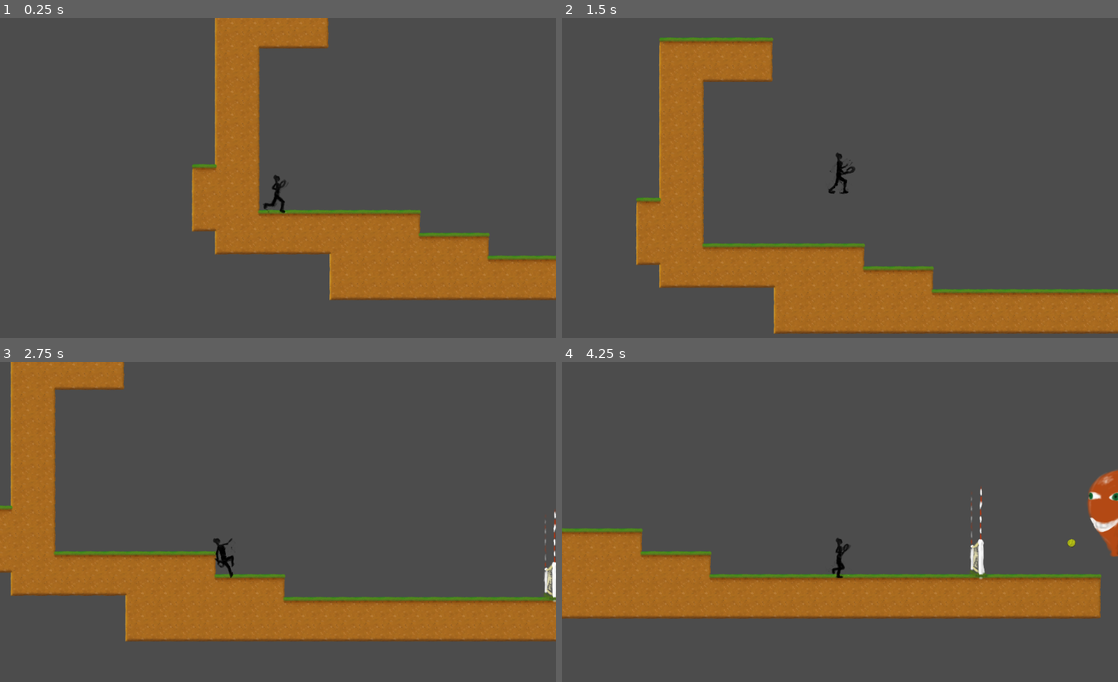
Above: before the commit, frames 1-4 (two rows, left to right).
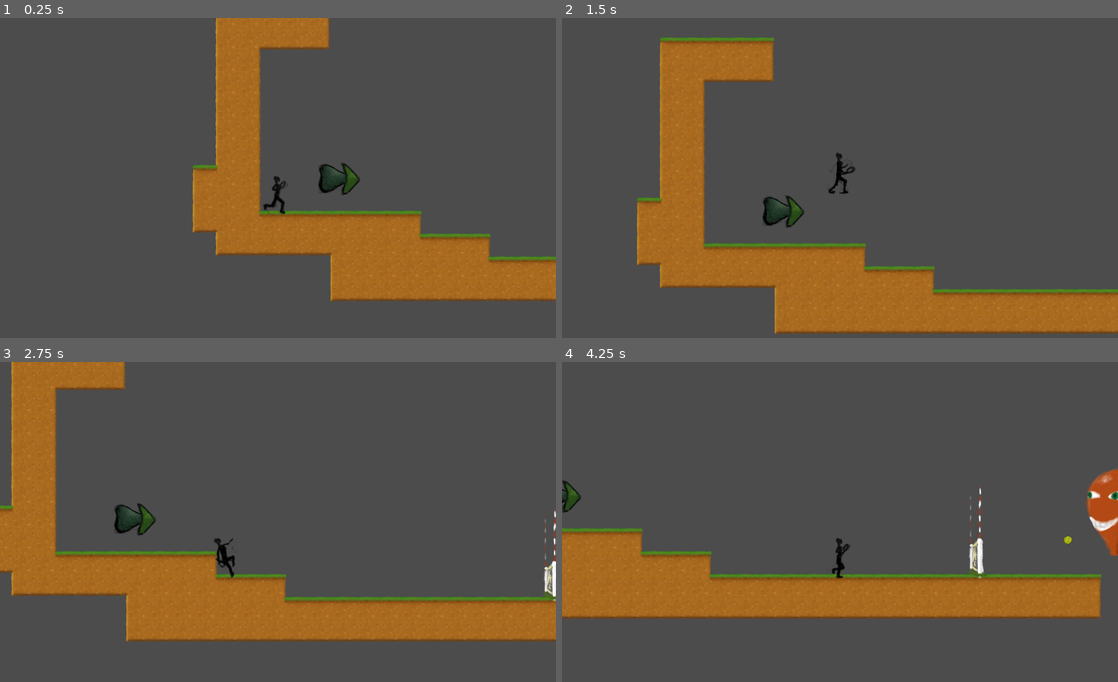
Above: after the commit, the same moments.

Repository: exoticorn/ld41
Game: Godot game, scene res://level1.tscn
Two runs of this game, one before a commit and one after it. Both use one fixed random seed, a clock stepped at 60 frames per second and the inputs below. Sound files missing from this copy of the repository are replaced by a short silence.
Inputs:
- Up to frame 1 (0.25 s): no input
- Up to frame 2 (1.5 s): tap Enter at 0.5 s; hold Space (game_jump) 0.53-1.28 s; hold Right (game_right) from 0.53 s (still down); tap Ctrl (game_swing) at 1.35 s
- Up to frame 3 (2.75 s): tap Space (game_jump) at 1.52, 1.55, 1.82 s; release Right (game_right) at 2.03 s; hold Left (game_left) from 2.03 s (still down); hold Space (game_jump) from 2.03 s (still down)
- Up to frame 4 (4.25 s): release Left (game_left) at 2.78 s; release Space (game_jump) at 2.78 s; hold Right (game_right) from 2.78 s (still down); tap Ctrl (game_swing) at 2.85 s; tap Space (game_jump) at 3.02, 3.05, 3.32 s; hold Space (game_jump) from 3.53 s (still down)

The runs differ from the first frame. In frame 1, 1.7% of the frame differs, in the area x 34-100%, y 0-89%; in frame 2, 0.9%; in frame 3, 1.1%; in frame 4, 0.8%.

Commit message:
final touches

Diff:
--- a/balloon.gd
+++ b/balloon.gd
@@ -6,6 +6,8 @@
 	connect('body_entered', self, 'on_hit')
 
 func on_hit(other):
-	$PopSfx.play()
-	emit_signal('destroyed')
-	queue_free()
+	if visible:
+		$PopSfx.play()
+		emit_signal('destroyed')
+		hide()
+		$PopSfx.connect('finished', self, 'queue_free')
--- a/balloon.tscn
+++ b/balloon.tscn
@@ -4,7 +4,7 @@
 [ext_resource path="res://gfx/background.png" type="Texture" id=2]
 [ext_resource path="res://sfx/balloon_pop.wav" type="AudioStream" id=3]
 
-[node name="Balloon" type="Area2D" index="0"]
+[node name="Balloon" type="Area2D"]
 
 input_pickable = true
 gravity_vec = Vector2( 0, 1 )
--- a/level1.tscn
+++ b/level1.tscn
@@ -7,20 +7,29 @@
 [ext_resource path="res://cannon.tscn" type="PackedScene" id=5]
 [ext_resource path="res://player_trigger.tscn" type="PackedScene" id=6]
 [ext_resource path="res://platform.tscn" type="PackedScene" id=7]
-[ext_resource path="res://player.tscn" type="PackedScene" id=8]
-[ext_resource path="res://DeathArea.gd" type="Script" id=9]
+[ext_resource path="res://DeathArea.gd" type="Script" id=8]
+[ext_resource path="res://gfx/arrow.png" type="Texture" id=9]
+[ext_resource path="res://gfx/youmadeit.png" type="Texture" id=10]
+[ext_resource path="res://youmadeit.gd" type="Script" id=11]
+[ext_resource path="res://player.tscn" type="PackedScene" id=12]
 
 [sub_resource type="RectangleShape2D" id=1]
 
 custom_solver_bias = 0.0
 extents = Vector2( 10000, 100 )
 
+[sub_resource type="RectangleShape2D" id=2]
+
+custom_solver_bias = 0.0
+extents = Vector2( 40, 40 )
+
 [node name="Level1" type="Node"]
 
 script = ExtResource( 1 )
 
 [node name="TileMap" type="TileMap" parent="." index="0"]
 
+position = Vector2( 5.03516, 5.03503 )
 mode = 0
 tile_set = ExtResource( 2 )
 cell_size = Vector2( 128, 128 )
@@ -37,7 +46,7 @@
 collision_mask = 3
 occluder_light_mask = 1
 format = 1
-tile_data = PoolIntArray( -786377, 0, 0, -786376, 0, 1, -786 …(666 unchanged characters)… 58664, 0, 0, -458663, 0, 1, -458662, 0, 2, -393166, 0, 65536, -393165, 0, 65540, -393164, 0, 131074, -393128, 0, 131072, -393127, 0, 65541, -393126, 0, 131076, -393125, 0, 1, -393124, 0, 2, -262156, 0, 0, -262155, 0, 1, -262154, …(4762 unchanged characters)…
+tile_data = PoolIntArray( -786377, 0, 0, -786376, 0, 1, -786 …(666 unchanged characters)… 58664, 0, 0, -458663, 0, 1, -458662, 0, 1, -458661, 0, 1, -458660, 0, 2, -393166, 0, 65536, -393165, 0, 65540, -393164, 0, 131074, -393128, 0, 131072, -393127, 0, 65541, -393126, 0, 65537, -393125, 0, 65537, -393124, 0, 65538, -262156, 0, 0, -262155, 0, 1, -262154, …(4762 unchanged characters)…
 _sections_unfolded = [ "Cell", "Collision" ]
 
 [node name="Section1" type="Node2D" parent="." index="1"]
@@ -55,7 +64,6 @@
 
 position = Vector2( 2102.15, 670.319 )
 rotation = -0.800675
-DELAY = 0
 START_ACTIVATED = false
 
 [node name="PlayerTrigger" parent="Section1" index="3" instance=ExtResource( 6 )]
@@ -78,7 +86,6 @@
 
 position = Vector2( 2164.35, -195.047 )
 rotation = -0.634229
-DELAY = 0
 START_ACTIVATED = false
 
 [node name="Platform" parent="Section2" index="3" instance=ExtResource( 7 )]
@@ -98,7 +105,6 @@
 scale = Vector2( 1, 1 )
 SPEED = 1000.0
 VARIANCE = 100.0
-DELAY = 0
 START_ACTIVATED = false
 
 [node name="Balloon" parent="Section3" index="1" instance=ExtResource( 4 )]
@@ -143,7 +149,6 @@
 SPEED = 800.0
 VARIANCE = 0.0
 TIME_BETWEEN_BALLS = 1000.0
-DELAY = 0.0
 START_ACTIVATED = false
 
 [node name="Balloon" parent="Section4" index="4" instance=ExtResource( 4 )]
@@ -154,11 +159,7 @@
 
 position = Vector2( 858.513, -206.197 )
 
-[node name="Player" parent="." index="5" instance=ExtResource( 8 )]
-
-position = Vector2( -1181.61, 350.245 )
-
-[node name="DeathArea" type="Area2D" parent="." index="6"]
+[node name="DeathArea" type="Area2D" parent="." index="5"]
 
 position = Vector2( -1300.51, 1182.44 )
 input_pickable = true
@@ -178,6 +179,62 @@
 position = Vector2( 9124.52, 628.688 )
 shape = SubResource( 1 )
 
+[node name="arrow" type="Sprite" parent="." index="6"]
+
+position = Vector2( -848.041, 348.335 )
+rotation = 1.5663
+texture = ExtResource( 9 )
+
+[node name="arrow2" type="Sprite" parent="." index="7"]
+
+position = Vector2( 10222.4, 280.167 )
+rotation = -0.715302
+texture = ExtResource( 9 )
+
+[node name="arrow3" type="Sprite" parent="." index="8"]
+
+position = Vector2( 12746.8, -1548.02 )
+rotation = 2.52398
+texture = ExtResource( 9 )
+
+[node name="Area2D" type="Area2D" parent="." index="9"]
+
+position = Vector2( 12920.8, -1322.39 )
+rotation = -4.71206
+input_pickable = true
+gravity_vec = Vector2( 0, 1 )
+gravity = 98.0
+linear_damp = 0.1
+angular_damp = 1.0
+collision_layer = 0
+collision_mask = 4
+audio_bus_override = false
+audio_bus_name = "Master"
+_sections_unfolded = [ "Collision" ]
+
+[node name="CollisionShape2D" type="CollisionShape2D" parent="Area2D" index="0"]
+
+shape = SubResource( 2 )
+
+[node name="arrow4" type="Sprite" parent="." index="10"]
+
+position = Vector2( 13119.4, -1548.02 )
+rotation = 3.82113
+texture = ExtResource( 9 )
+
+[node name="youmadeit" type="Sprite" parent="." index="11"]
+
+visible = false
+position = Vector2( 13505.9, -1163.25 )
+scale = Vector2( 1.54319, 1.54319 )
+texture = ExtResource( 10 )
+script = ExtResource( 11 )
+_sections_unfolded = [ "Visibility" ]
+
+[node name="Player" parent="." index="12" instance=ExtResource( 12 )]
+
+position = Vector2( -1181.61, 350.245 )
+
 [connection signal="destroyed" from="Section1/Balloon" to="Section1/Net" method="remove"]
 
 [connection signal="destroyed" from="Section2/Balloon" to="Section2/Net" method="remove"]
@@ -187,3 +244,5 @@
 [connection signal="player_entered" from="Section4/PlayerTrigger" to="Section4/Cannon" method="activate"]
 
 [connection signal="destroyed" from="Section4/Balloon" to="Section4/Net" method="remove"]
+
+[connection signal="body_entered" from="Area2D" to="youmadeit" method="show_me"]
--- a/player.gd
+++ b/player.gd
@@ -86,6 +86,7 @@
 			air_time = 100
 			jump_time = 0
 			$JumpSfx.play()
+			time_since_jump_pressed = 100
 		elif is_on_wall() && time_since_jump_pressed < 0.15:
 			if wall_dir != 0:
 				movement.y = -WALL_JUMP
--- a/player.tscn
+++ b/player.tscn
@@ -42,7 +42,7 @@
 "speed": 5.0
 } ]
 
-[node name="Player" type="KinematicBody2D"]
+[node name="Player" type="KinematicBody2D" index="0"]
 
 input_pickable = false
 collision_layer = 5
@@ -94,7 +94,7 @@
 [node name="JumpSfx" type="AudioStreamPlayer2D" parent="." index="3"]
 
 stream = ExtResource( 10 )
-volume_db = 0.0
+volume_db = -6.0
 autoplay = false
 max_distance = 2000.0
 attenuation = 1.0
--- /dev/null
+++ b/youmadeit.gd
@@ -0,0 +1,4 @@
+extends Sprite
+
+func show_me(o):
+	show()
Binary file added: gfx/arrow.png
Not shown, added: gfx/arrow.png.import
Binary file added: gfx/youmadeit.png
Not shown, added: gfx/youmadeit.png.import
Not shown: 2 places in level1.tscn that only renumber resources
Not shown, added: gfx/arrow.kra
Not shown, added: gfx/youmadeit.kra
